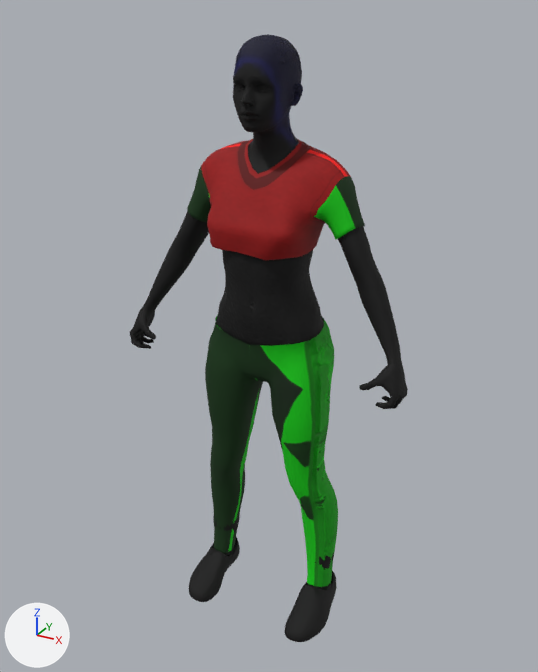
Before and after pictures for a commit that changed the glTF model assets/models/crowd_i.glb.
One viewpoint serves both versions: a 50 mm lens placed at (0.895, -1.666, 1.689), pointed at (-0.005, -0.031, 0.872). Arrows for +X, +Y and +Z are at lower left; the lights stay in place. The first picture is the older version. Where no turn or scale is listed for an object, it has been applied to the vertices. Vertices at exactly the same position are counted once.

Objects in the first picture: 'Body'.
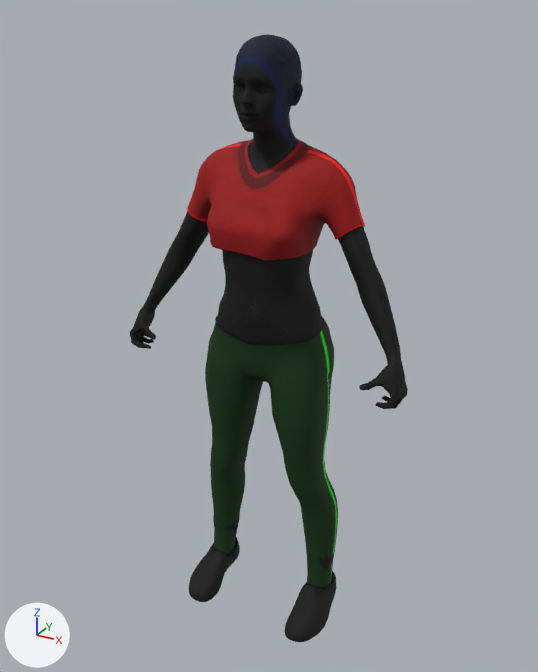
Location of each change, [x1, y1, x2, y2] in pixels of the pictures (538 x 672 px):
'Body', surface changed, recoloured
    both: [186, 164, 365, 590]
part 1 of me_body, surface changed
    both: [186, 167, 365, 587]
part 2 of me_body, recoloured (green to red)
    both: [187, 167, 365, 240]

The change, as a list of edits to the scene's bpy script:
```text
Change me_body:
    where me_body.from_pydata(...)  # 5961 vertices, 11429 faces; spans x -0.41..0.41, y -0.21..0.09, z 0.0..1.64
    used by ob_body; location = (0.0, 0.0, 0.0)
    me_body part 1: texture (UV) coordinates of 4708 of 11429 faces, centred in x -0.41..0.41, y -0.14..0.09, z 0.1..1.54, changed; they spanned u 0.36..0.99, v 0.15..1.0 and now span u 0.36..0.99, v 0.06..1.0
    me_body part 2: 588 faces centred in x -0.25..0.25, y -0.08..0.04, z 1.16..1.32 are repainted in the vertex colours; the middle colour goes from green #00ff00 to red #ff0000
```
